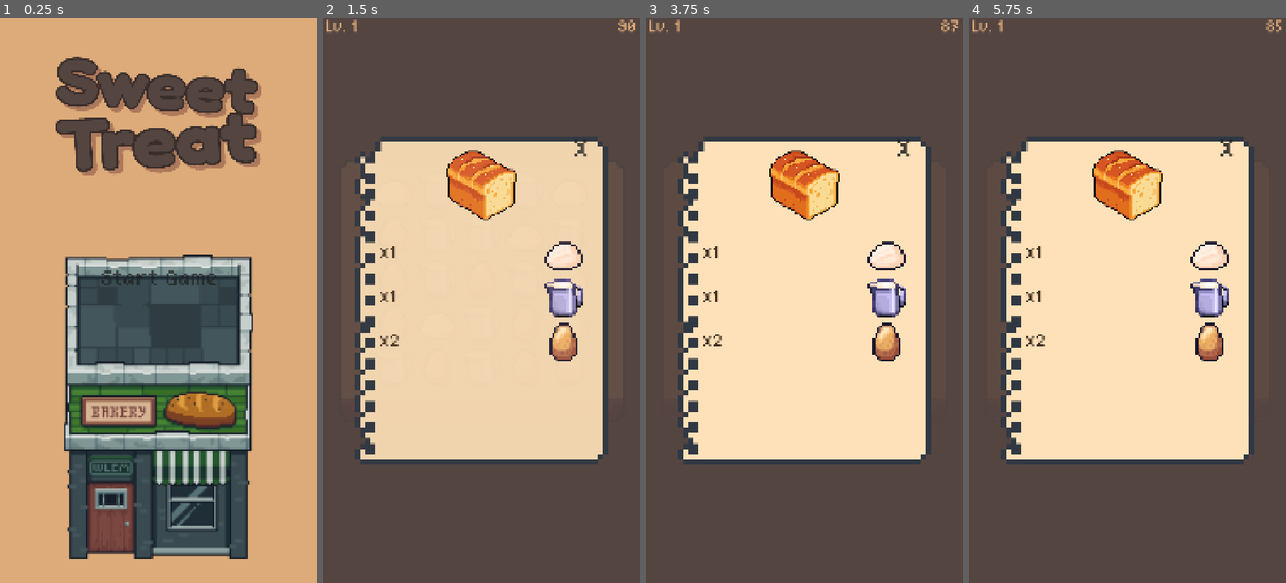
Above: before the commit, frames 1-4 (left to right).
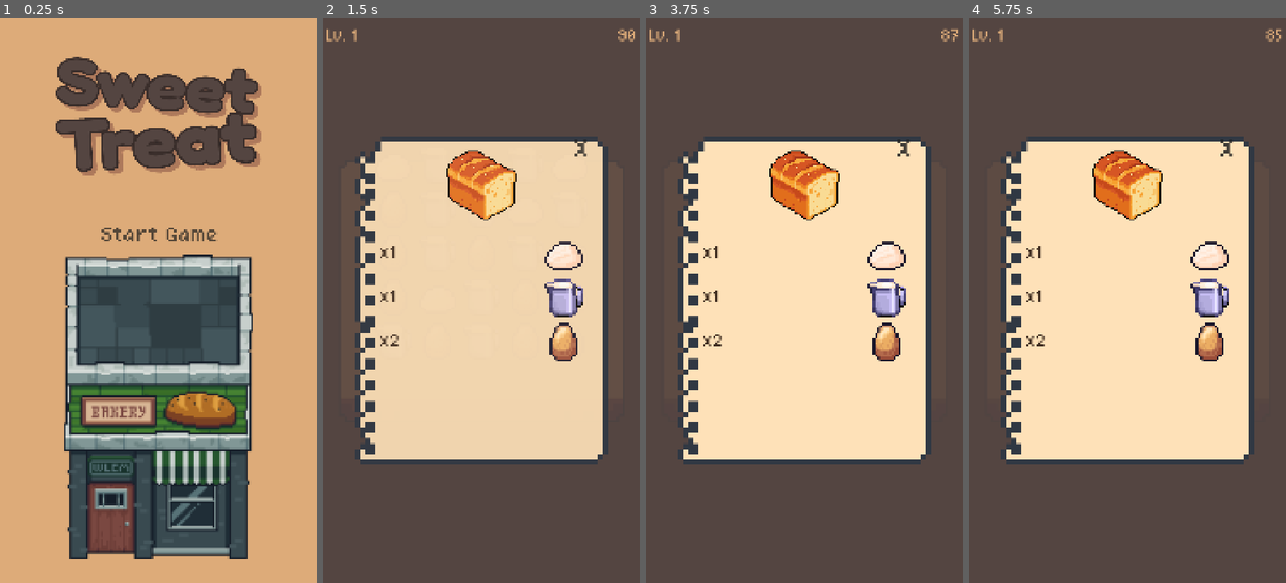
Above: after the commit, the same moments.

Repository: Krisha052/sweet-treat
Game: Godot game, scene res://scenes/main.tscn
Same seed, same stepped clock (60 frames per second), same inputs: the game is played once before the commit and once after it.
Inputs (mouse positions are in pixels of both pictures, inside the frame that each line leads up to; where the layout moved, square brackets give the same spot in the first picture):
- Up to frame 1 (0.25 s): no input
- Up to frame 2 (1.5 s): click (481, 232) [481, 277] at 0.5 s; click (481, 407) [481, 475] at 1.25 s
- Up to frame 3 (3.75 s): tap Enter at 2, 3.5 s; move the mouse to (715, 193) at 2.02 s; click (715, 193) at 2.17 s; tap Space at 2.75 s; move the mouse to (760, 193) at 2.77 s; click (760, 193) at 2.92 s; move the mouse to (804, 193) at 3.52 s; click (804, 193) at 3.67 s
- Up to frame 4 (5.75 s): tap Space at 4.25 s; move the mouse to (1171, 193) at 4.27 s; click (1171, 193) at 4.42 s; tap Enter at 5 s; move the mouse to (1216, 193) at 5.02 s; click (1216, 193) at 5.17 s

The runs differ from the first frame. In frame 1, 0.7% of the frame differs, in the area x 32-69%, y 37-48%; in frame 2, 0.3%; in frame 3, 0.3%; in frame 4, 0.2%.

Commit message:
Fixes 1-5: hit-target, button/cafe gap, card-row coupling, board raise, label drop
- ingredient.tscn: CollisionShape2D radius 30→81 (effective 64.8px / 129.6px
  diameter after 0.8 scale), filling the 150px cell more appropriately
- main_menu/restart_game/next_level: button anchor_top/bottom 0.46→0.383,
  placing button bottom at 771px with a 35px gap above cafe top (806px)
- level_controller.gd: board origin_y 0.306→0.26 (499px, ~89px higher);
  computes board_bottom and calls _hud.position_card_row() so card row
  always derives its Y from the actual board position
- hud.gd: add position_card_row(board_bottom_px) — sets DishCardRow
  anchor_top/bottom at runtime, ending the recurring drift
- hud.tscn: LevelLabel + TimerLabel offset_top 10→40, offset_bottom 72→102
- project.godot: editor-added portrait orientation lock + ETC2/ASTC flag

Co-Authored-By: Claude Sonnet 4.6 <noreply@anthropic.com>

Diff:
--- a/project.godot
+++ b/project.godot
@@ -28,6 +28,7 @@
 window/size/viewport_height=1920
 window/stretch/mode="canvas_items"
 window/stretch/aspect="expand"
+window/handheld/orientation=1
 
 [physics]
 
@@ -37,3 +38,4 @@
 
 rendering_device/driver.windows="d3d12"
 renderer/rendering_method="gl_compatibility"
+textures/vram_compression/import_etc2_astc=true
--- a/scenes/gameplay/ingredient.tscn
+++ b/scenes/gameplay/ingredient.tscn
@@ -3,7 +3,7 @@
 [ext_resource type="Script" uid="uid://dmmjcluifrvgd" path="res://scripts/gameplay/ingredient.gd" id="1_ingr"]
 
 [sub_resource type="CircleShape2D" id="CircleShape2D_1"]
-radius = 30.0
+radius = 81.0
 
 [node name="Ingredient" type="Area2D"]
 script = ExtResource("1_ingr")
--- a/scenes/ui/hud.tscn
+++ b/scenes/ui/hud.tscn
@@ -12,18 +12,18 @@
 
 [node name="LevelLabel" type="Label" parent="."]
 offset_left = 12.0
-offset_top = 10.0
+offset_top = 40.0
 offset_right = 260.0
-offset_bottom = 72.0
+offset_bottom = 102.0
 theme_override_fonts/font = ExtResource("4_hud")
 theme_override_font_sizes/font_size = 50
 theme_override_colors/font_color = Color(0.867, 0.671, 0.475, 1)
 
 [node name="TimerLabel" type="Label" parent="."]
 offset_left = -220.0
-offset_top = 10.0
+offset_top = 40.0
 offset_right = -10.0
-offset_bottom = 72.0
+offset_bottom = 102.0
 anchor_left = 1.0
 anchor_right = 1.0
 horizontal_alignment = 2
--- a/scenes/ui/main_menu.tscn
+++ b/scenes/ui/main_menu.tscn
@@ -36,9 +36,9 @@
 
 [node name="StartButton" type="TextureButton" parent="."]
 anchor_left = 0.5
-anchor_top = 0.46
+anchor_top = 0.383
 anchor_right = 0.5
-anchor_bottom = 0.46
+anchor_bottom = 0.383
 offset_left = -207.0
 offset_top = -36.0
 offset_right = 207.0
--- a/scenes/ui/next_level_screen.tscn
+++ b/scenes/ui/next_level_screen.tscn
@@ -36,9 +36,9 @@
 
 [node name="NextLevelButton" type="TextureButton" parent="."]
 anchor_left = 0.5
-anchor_top = 0.46
+anchor_top = 0.383
 anchor_right = 0.5
-anchor_bottom = 0.46
+anchor_bottom = 0.383
 offset_left = -207.0
 offset_top = -36.0
 offset_right = 207.0
--- a/scenes/ui/restart_game_screen.tscn
+++ b/scenes/ui/restart_game_screen.tscn
@@ -36,9 +36,9 @@
 
 [node name="RestartButton" type="TextureButton" parent="."]
 anchor_left = 0.5
-anchor_top = 0.46
+anchor_top = 0.383
 anchor_right = 0.5
-anchor_bottom = 0.46
+anchor_bottom = 0.383
 offset_left = -207.0
 offset_top = -36.0
 offset_right = 207.0
--- a/scripts/gameplay/level_controller.gd
+++ b/scripts/gameplay/level_controller.gd
@@ -70,7 +70,7 @@
 	var row_w := BOARD_COLS * CELL
 	var origin_x := (vp.x - row_w) * 0.5 + CELL * 0.5
 	var origin_y := clampf(
-		vp.y * 0.306,
+		vp.y * 0.26,
 		CELL * 0.5 + 10.0,
 		vp.y - BOARD_ROWS * CELL + CELL * 0.5 - 10.0
 	)
@@ -114,6 +114,9 @@
 	if not ok:
 		push_warning("[Board] Initial: no satisfiable recipe after 20 attempts; accepting board")
 
+	var board_bottom := origin_y + (BOARD_ROWS - 1) * CELL + CELL * 0.5
+	_hud.position_card_row(board_bottom)
+
 func _random_ingredient() -> IngredientData:
 	return _eligible_ingredients[randi() % _eligible_ingredients.size()]
 
--- a/scripts/ui/hud.gd
+++ b/scripts/ui/hud.gd
@@ -14,6 +14,14 @@
 
 func update_timer(seconds_left: float) -> void:
 	_timer_label.text = "%d" % ceili(seconds_left)
+
+func position_card_row(board_bottom_px: float) -> void:
+	var vp_h := get_viewport().get_visible_rect().size.y
+	var top_y := board_bottom_px + 20.0
+	_card_row.anchor_top = top_y / vp_h
+	_card_row.anchor_bottom = (top_y + 300.0) / vp_h
+	_card_row.offset_top = 0.0
+	_card_row.offset_bottom = 0.0
 
 func add_card(order: Order) -> void:
 	if not dish_card_scene:
